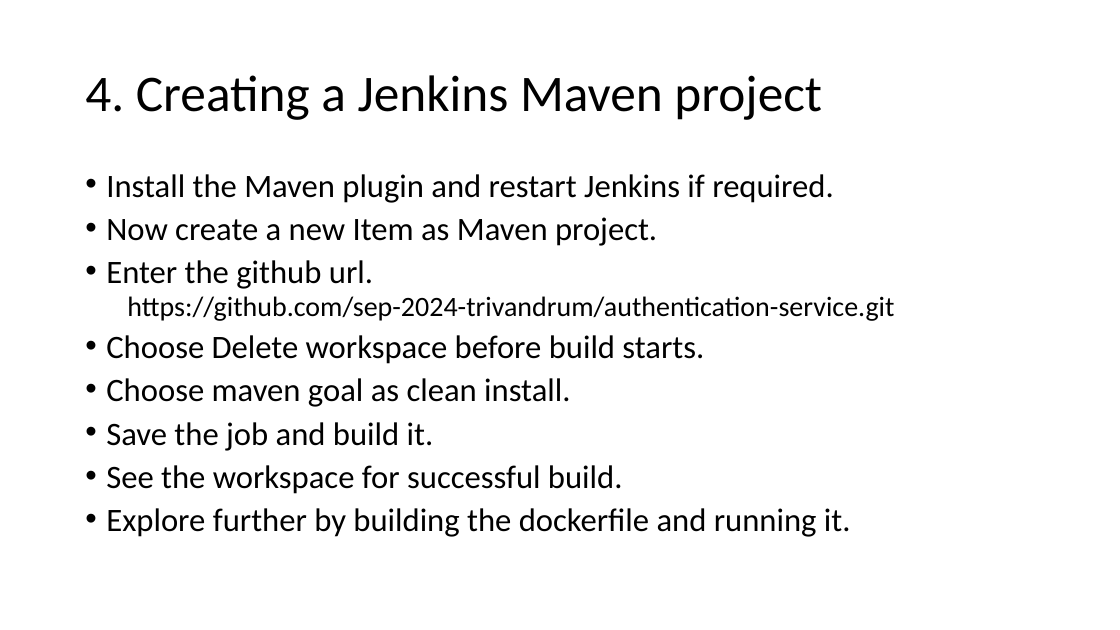
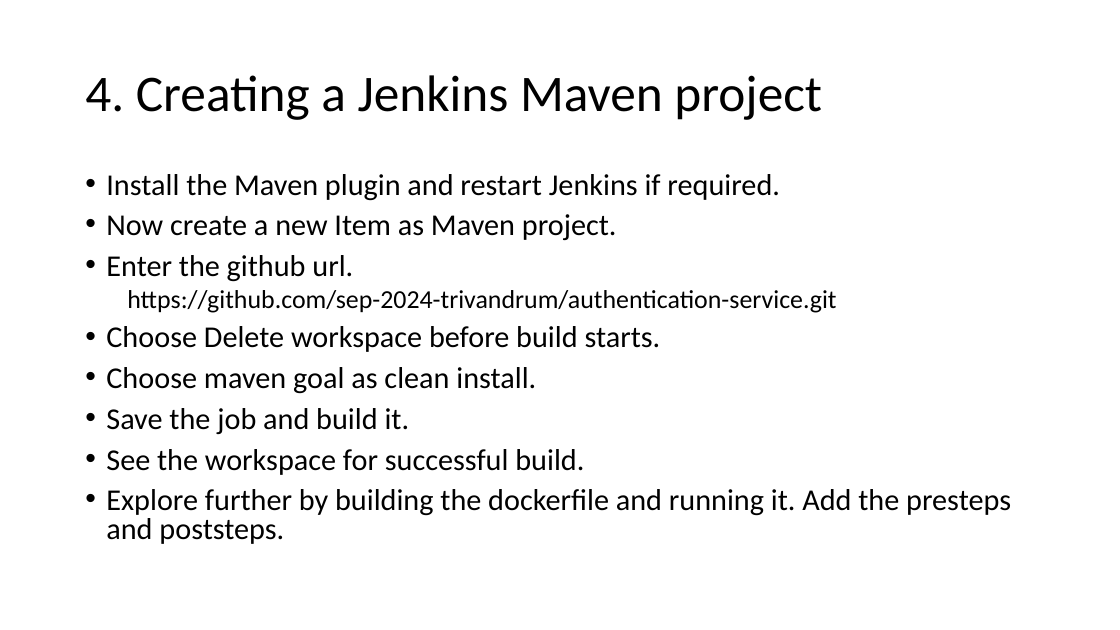
Before and after one commit to sep-2024-trivandrum/content, a slide deck: slide 8 of 2. Jenkins - Getting started.pptx. Drawn at 1120x630 pixels with LibreOffice and Linux fonts; fonts in the diff are those of the drawing. Boxes give left, top, right and bottom in pixels: in the first picture for what was removed or moved away, otherwise in the second. Text is boxed around its words. In the diff, an @@ line names an element or a change of style, - is before the commit and + after.

```diff
--- a/2. Jenkins - Getting started.pptx
+++ b/2. Jenkins - Getting started.pptx
@@ text at (x1=106, y1=174, x2=836, y2=475): size 28 to 25.9 pt in "Install the Maven plugin and restart Jenkins ...", "Now create a new Item as Maven ...", "Enter the github url.", "Choose Delete workspace before build starts." and 3 more places; size 24 to 22.2 pt in "https://github.com/sep-2024-trivandrum/authentication-servic ..." @@
@@ text at (x1=106, y1=489, x2=1011, y2=544): text changed; size 28 to 25.9 pt @@
-• Explore further by building the dockerfile and running it.
+• Explore further by building the dockerfile and running it. Add the presteps and poststeps.
```
Also in this commit, not shown: 5 other files.
